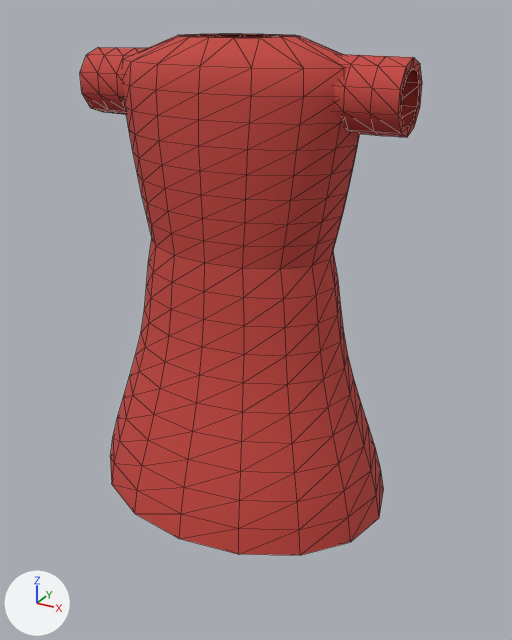
Renders of the glTF model outils/tableau-de-bord/modeles/figurine/dress.glb from each side of a commit.
Both versions are drawn from a 50 mm lens placed at (0.626, -1.078, 1.378), pointed at (0.029, 0.007, 0.835). The axes (+X, +Y, +Z) are drawn at lower left. The lights are the same throughout. The first picture is the older version. Mesh edges are drawn as thin lines. Vertices at exactly the same position are counted once.

Names of what the first picture shows: 'dress-simple'.
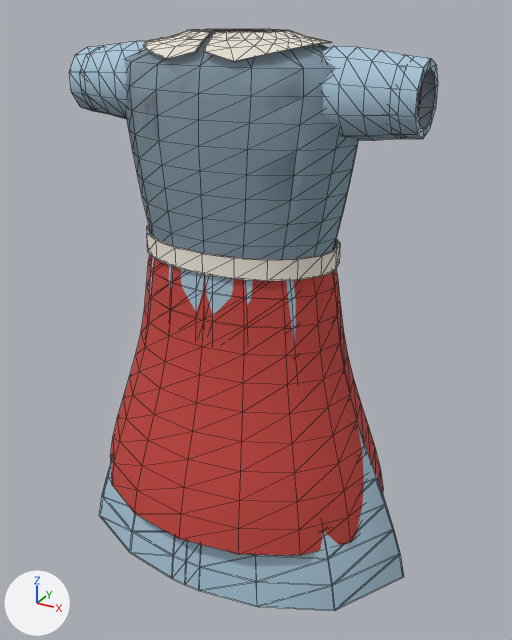
Edits to the bpy script that builds the scene:
```text
Change me_dress_simple:
    used by ob_dress_simple; location = (0.0, 0.0, 0.0)
    remove me_dress_simple.from_pydata(...)  # 512 vertices, 952 faces; spans x -0.304..0.304, y -0.234..0.234, z 0.48..1.337
    add me_dress_simple.from_pydata(...)  # 512 vertices, 952 faces; spans x -0.304..0.304, y -0.234..0.234, z 0.48..1.344
    me_dress_simple part 1
    me_dress_simple.vertices[336].co: (0.079, 0.0, 1.337) -> (0.04, 0.0, 1.344)  # pixel (281, 36) -> pixel (259, 31)
    me_dress_simple.vertices[337].co: (0.073, 0.024, 1.337) -> (0.037, 0.015, 1.344)  # pixel (285, 36) -> pixel (262, 31)
    me_dress_simple.vertices[338].co: (0.056, 0.045, 1.337) -> (0.028, 0.028, 1.344)  # pixel (281, 35) -> pixel (261, 30)
    me_dress_simple.vertices[339].co: (0.03, 0.058, 1.337) -> (0.015, 0.037, 1.344)  # not seen -> pixel (257, 30)
    me_dress_simple.vertices[340].co: (0.0, 0.063, 1.337) -> (0.0, 0.04, 1.344)  # pixel (256, 34) -> pixel (250, 30)
    me_dress_simple.vertices[341].co: (-0.03, 0.058, 1.337) -> (-0.015, 0.037, 1.344)  # not seen -> pixel (241, 30)
    me_dress_simple.vertices[342].co: (-0.056, 0.045, 1.337) -> (-0.028, 0.028, 1.344)  # not seen -> pixel (231, 30)
    me_dress_simple.vertices[343].co: (-0.073, 0.024, 1.337) -> (-0.037, 0.015, 1.344)  # pixel (207, 34) -> pixel (223, 30)
    me_dress_simple.vertices[344].co: (-0.079, 0.0, 1.337) -> (-0.04, 0.0, 1.344)  # pixel (197, 34) -> pixel (217, 30)
    me_dress_simple.vertices[345].co: (-0.073, -0.024, 1.337) -> (-0.037, -0.015, 1.344)  # pixel (192, 35) -> pixel (213, 30)
    me_dress_simple.vertices[346].co: (-0.056, -0.045, 1.337) -> (-0.028, -0.028, 1.344)  # pixel (194, 35) -> pixel (214, 31)
    me_dress_simple.vertices[347].co: (-0.03, -0.058, 1.337) -> (-0.015, -0.037, 1.344)  # pixel (203, 36) -> pixel (218, 31)
    me_dress_simple.vertices[348].co: (0.0, -0.063, 1.337) -> (0.0, -0.04, 1.344)  # pixel (217, 36) -> pixel (225, 31)
    me_dress_simple.vertices[349].co: (0.03, -0.058, 1.337) -> (0.015, -0.037, 1.344)  # pixel (236, 37) -> pixel (234, 31)
    me_dress_simple.vertices[350].co: (0.056, -0.045, 1.337) -> (0.028, -0.028, 1.344)  # pixel (255, 37) -> pixel (244, 31)
    me_dress_simple.vertices[351].co: (0.073, -0.024, 1.337) -> (0.037, -0.015, 1.344)  # pixel (271, 36) -> pixel (253, 31)
Add me_dress_sunday:
    me_dress_sunday.from_pydata(...)  # 1004 vertices, 1760 faces; spans x -0.364..0.364, y -0.224..0.224, z 0.36..1.345
    me_dress_sunday.materials.append(mat_figurine)
Add ob_dress_sunday:
    ob_dress_sunday = bpy.data.objects.new('dress-sunday', me_dress_sunday)
    ob_dress_sunday.location = (0.0, 0.0, 0.0)
```

Where the change shows, as pixel boxes (x1, y1, x2, y2) in the pictures (512 x 640 px; the box of a moved part takes in the faces that stretch with it):
'dress-simple', reshaped: before (80, 34, 422, 555); after (110, 86, 422, 555)
'dress-sunday', added (blue): after (69, 29, 438, 611)
part 1 of me_dress_simple, moved or reshaped (not visible afterwards): before (178, 34, 298, 38)
